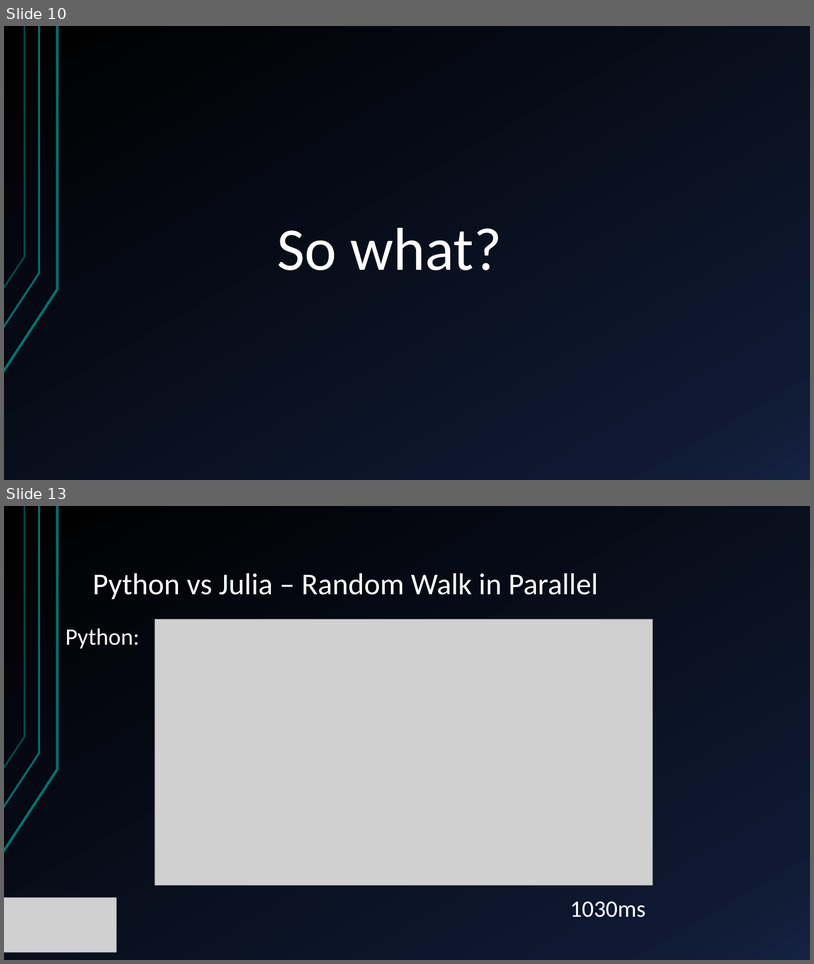
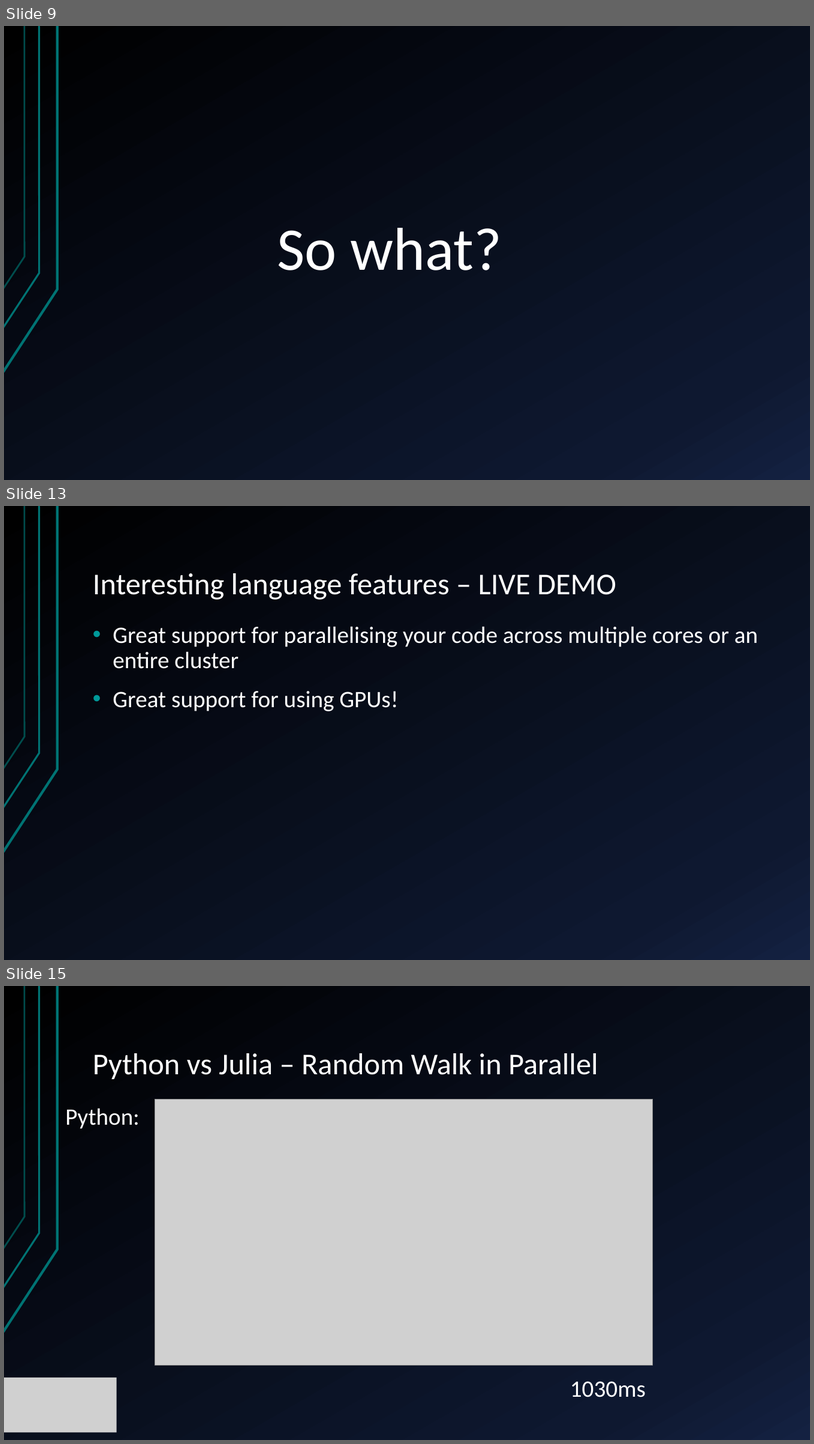
Before and after one commit to JamieMair/intro-to-julia-talk, a slide deck: Introduction to Julia.pptx. Shown one above the other, each under a label of ours: slides 10 and 13 before the commit, slides 9, 13 and 15 after it; the slides between them are not shown. The pictures are 814x964 and 814x1444 pixels, drawn with LibreOffice and Linux fonts; fonts in the diff are those of the drawing; grey boxes stand for pictures. Boxes give left, top, right and bottom in pixels: in the first picture for what was removed or moved away, otherwise in the second. Text is boxed around its words. In the diff, an @@ line names an element or a change of style, - is before the commit and + after.

```diff
--- a/Introduction to Julia.pptx
+++ b/Introduction to Julia.pptx
@@ slide 13 added at (4,506,810,960), background gradient #000000 to #0F1931 to #142242; not listed: 3 template elements that a slide beside it also shows @@
@@ title added at (93,573,617,600), 36 pt, text #FFFFFF @@
+Interesting language features – LIVE DEMO
@@ text added at (113,626,758,711), 28 pt, text #FFFFFF @@
+• Great support for parallelising your code across multiple cores or an entire cluster
+• Great support for using GPUs!
@@ what was slide 10 is now slide 9 @@
@@ what was slide 13 is now slide 15 @@
```
Also in this commit, not shown: 6 slides changed, 3 other slides added, 2 slides removed.
